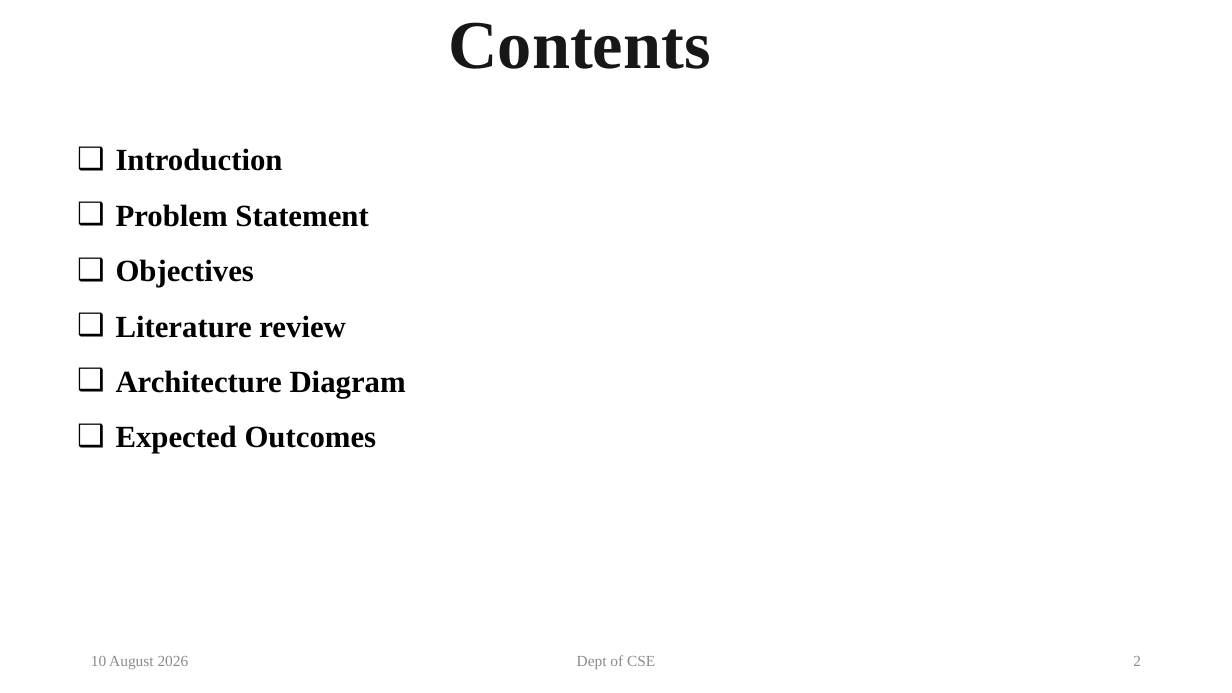
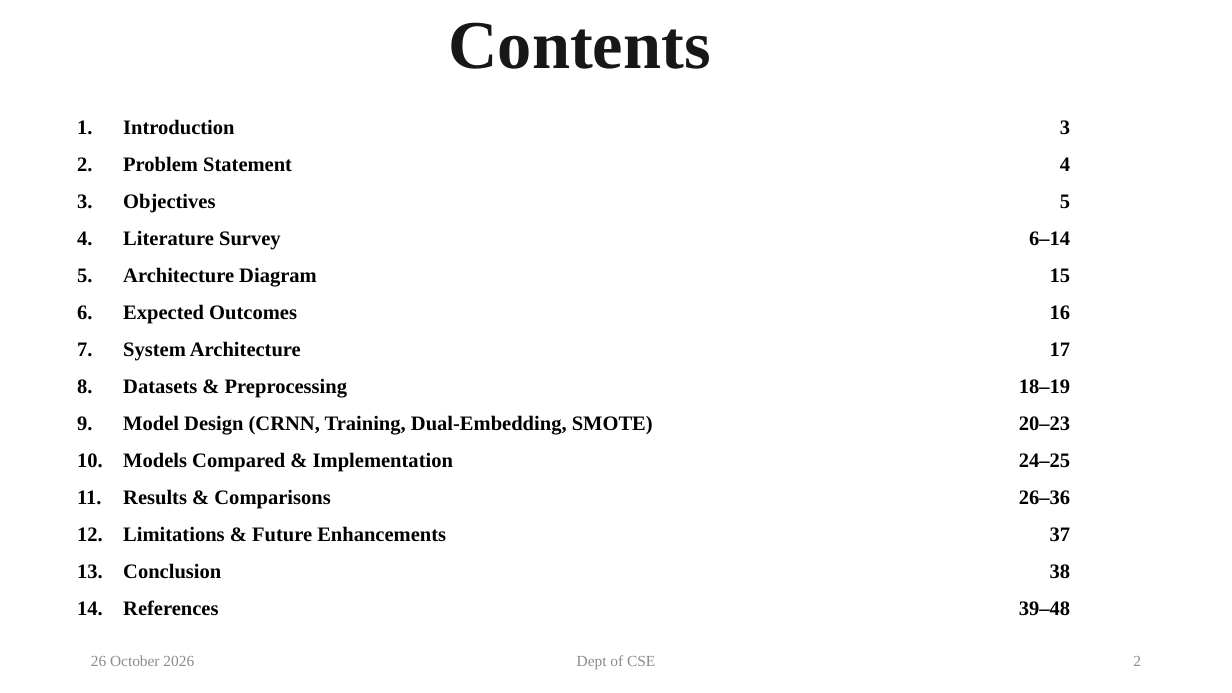
Before and after one commit to Adithya-1489181/eeg_hdc, a slide deck: slide 2 of presentation/EEG-HDC Final Presentation.pptx. Drawn at 1232x693 pixels with LibreOffice and Linux fonts; fonts in the diff are those of the drawing. Boxes give left, top, right and bottom in pixels: in the first picture for what was removed or moved away, otherwise in the second. Text is boxed around its words. In the diff, an @@ line names an element or a change of style, - is before the commit and + after.

```diff
--- a/presentation/EEG-HDC Final Presentation.pptx
+++ b/presentation/EEG-HDC Final Presentation.pptx
@@ text at (123, 119, 1071, 616): text changed; size 36 to 24 pt @@
-❑ Introduction
-❑ Problem Statement
-❑ Objectives
-❑ Literature review
-❑ Architecture Diagram
-❑ Expected Outcomes
+1. Introduction 3
+2. Problem Statement 4
+3. Objectives 5
+4. Literature Survey 6–14
+5. Architecture Diagram 15
+6. Expected Outcomes 16
+7. System Architecture 17
+8. Datasets & Preprocessing 18–19
+9. Model Design (CRNN, Training, Dual-Embedding, SMOTE) 20–23
+10. Models Compared & Implementation 24–25
+11. Results & Comparisons 26–36
+12. Limitations & Future Enhancements 37
+13. Conclusion 38
+14. References 39–48
@@ text at (91, 655, 194, 666): text changed @@
-10 August 2026
+26 October 2026
```
Also in this commit, not shown: 39 other slides changed, 2 other files.
